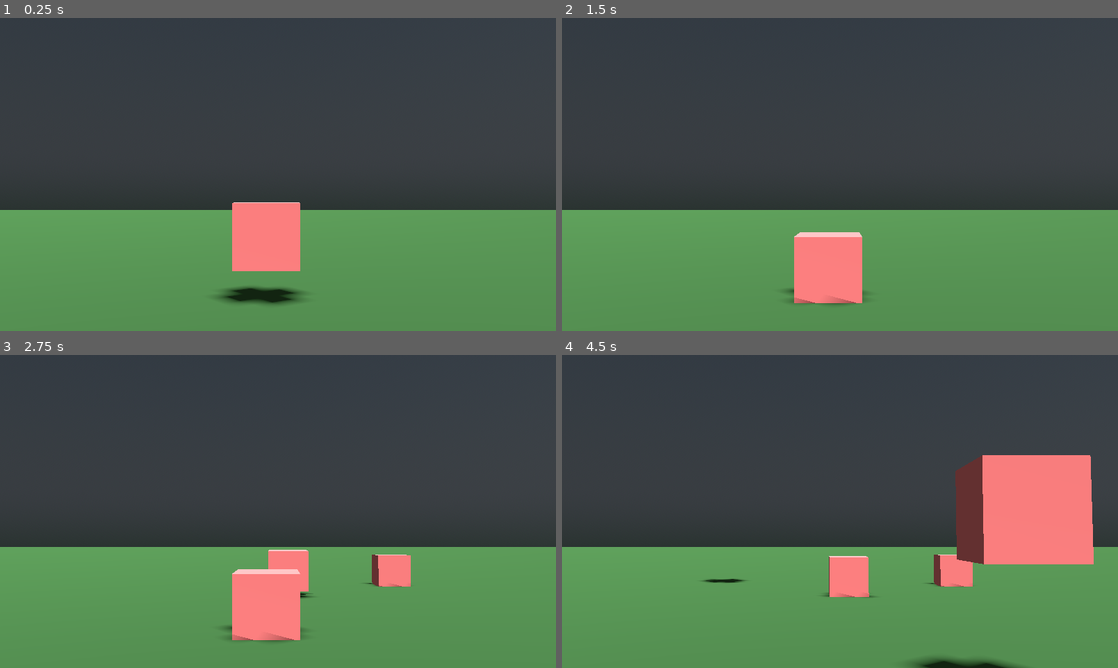
Above: before the commit, frames 1-4 (two rows, left to right).
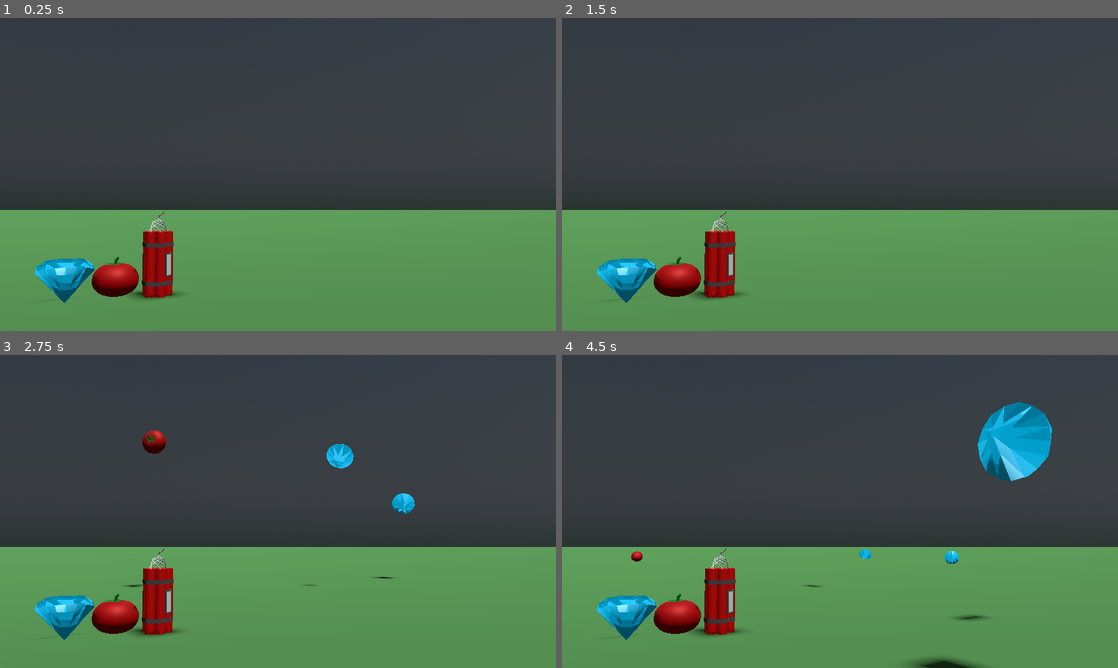
Above: after the commit, the same moments.

Repository: sssssmt/Doki_Jam
Game: Godot game, scene res://scenes/main.tscn
The game is run twice, just before and just after one commit, with the same random seed, the same clock (stepped at 60 frames per second) and the same inputs.
Inputs (mouse positions are in pixels of both pictures, inside the frame that each line leads up to):
- Up to frame 1 (0.25 s): no input
- Up to frame 2 (1.5 s): move the mouse to (962, 158) at 0.52 s; press the mouse at (962, 158) at 0.53 s; right-click (962, 158) at 0.8 s; tap Enter at 1.25 s; move the mouse to (728, 190) at 1.27 s; release the mouse at (728, 190) at 1.28 s; right-click (728, 190) at 1.35 s; click (728, 190) at 1.42 s
- Up to frame 3 (2.75 s): tap Space (launch_target) at 1.55 s; move the mouse to (333, 442) at 2.02 s; hold Space (launch_target) from 2.03 s (still down); click (333, 442) at 2.3 s
- Up to frame 4 (4.5 s): move the mouse to (812, 574) at 2.77 s; release Space (launch_target) at 2.78 s; click (812, 574) at 2.85 s; right-click (812, 574) at 3.05 s; move the mouse to (1006, 558) at 3.52 s; hold Right mouse button (fire_ricochet) 3.53-4.28 s; click (1006, 558) at 3.67 s; tap Space (launch_target) at 3.8, 4.35 s; move the mouse to (673, 464) at 4.27 s

The runs differ from the first frame. In frame 1, 6.4% of the frame differs, in the area x 6-55%, y 58-92%; in frame 2, 5.8%; in frame 3, 7.9%; in frame 4, 15%, in the area x 6-96%, y 14-100%.

Commit message:
Modeled Targets

Diff:
--- a/doki-jam/scenes/shooting_gallery.tscn
+++ b/doki-jam/scenes/shooting_gallery.tscn
@@ -1,7 +1,9 @@
-[gd_scene load_steps=4 format=3 uid="uid://0l12uov6bv0e"]
+[gd_scene load_steps=6 format=3 uid="uid://0l12uov6bv0e"]
 
-[ext_resource type="PackedScene" uid="uid://d2lvnllieew3" path="res://scenes/target.tscn" id="1_pol4l"]
 [ext_resource type="Script" uid="uid://dpy3ca30ukscp" path="res://scripts/target_launcher.gd" id="2_enf6l"]
+[ext_resource type="PackedScene" uid="uid://lo3edku4tns2" path="res://assets/Models3D/dynamite.glb" id="3_enf6l"]
+[ext_resource type="PackedScene" uid="uid://54rd3v61juur" path="res://scenes/targets/diamond.tscn" id="3_pv1l8"]
+[ext_resource type="PackedScene" uid="uid://cau7mapc6llsc" path="res://scenes/targets/tomato.tscn" id="4_e88m4"]
 
 [sub_resource type="StandardMaterial3D" id="StandardMaterial3D_86p0o"]
 albedo_color = Color(0.2252, 0.4, 0.216, 1)
@@ -18,19 +20,30 @@
 
 [node name="Targets" type="Node3D" parent="."]
 
-[node name="Target" parent="Targets" instance=ExtResource("1_pol4l")]
-transform = Transform3D(1, 0, 0, 0, 1, 0, 0, 0, 1, -0.0894763, 0.231172, -0.0336761)
-
 [node name="TargetLauncher" type="Node3D" parent="."]
-transform = Transform3D(1, 0, 0, 0, 1, 0, 0, 0, 1, 0.961568, -0.15579, 1.96456)
+transform = Transform3D(1, 0, 0, 0, 1, 0, 0, 0, 1, 0.961568, 0.162277, 1.96456)
 script = ExtResource("2_enf6l")
+standard_force = 7.0
 metadata/_edit_group_ = true
 
 [node name="RayCast3D" type="RayCast3D" parent="TargetLauncher"]
 enabled = false
-target_position = Vector3(-0.045, 0.83, -1)
+target_position = Vector3(-0.105, 0.83, -1)
 metadata/_edit_lock_ = true
 
 [node name="Timer" type="Timer" parent="TargetLauncher"]
+wait_time = 2.0
+autostart = true
+
+[node name="dynamite" parent="." instance=ExtResource("3_enf6l")]
+transform = Transform3D(0.860591, -0.000146378, -0.509297, -0.000571928, 0.999999, -0.00125383, 0.509297, 0.00137031, 0.86059, -0.959858, -0.194092, -0.0842824)
+
+[node name="Diamond" parent="." instance=ExtResource("3_pv1l8")]
+transform = Transform3D(1, 0, 0, 0, 1, 0, 0, 0, 1, -1.55561, -0.305985, 0.227586)
+freeze = true
+
+[node name="Tomato" parent="." instance=ExtResource("4_e88m4")]
+transform = Transform3D(1, 0, 0, 0, 1, 0, 0, 0, 1, -1.27256, -0.31234, -0.0272961)
+freeze = true
 
 [connection signal="timeout" from="TargetLauncher/Timer" to="TargetLauncher" method="_on_timer_timeout"]
--- a/doki-jam/scenes/target.tscn
+++ b/doki-jam/scenes/smoke_particles.tscn
@@ -1,17 +1,6 @@
-[gd_scene load_steps=16 format=3 uid="uid://d2lvnllieew3"]
+[gd_scene load_steps=11 format=3 uid="uid://cix12wuxkctqh"]
 
-[ext_resource type="Script" uid="uid://c1iwg5gmciah" path="res://scripts/target.gd" id="1_b5a2r"]
-[ext_resource type="Shader" uid="uid://bnih47d8dkjft" path="res://shaders/destruction_cloud.tres" id="2_nlbrr"]
-[ext_resource type="PackedScene" uid="uid://2gitow74n5tp" path="res://scenes/bullet_trail.tscn" id="3_nlbrr"]
-
-[sub_resource type="BoxShape3D" id="BoxShape3D_enf6l"]
-size = Vector3(0.5, 0.5, 0.5)
-
-[sub_resource type="BoxMesh" id="BoxMesh_86p0o"]
-size = Vector3(0.5, 0.5, 0.5)
-
-[sub_resource type="StandardMaterial3D" id="StandardMaterial3D_pol4l"]
-albedo_color = Color(1, 0.52, 0.52, 1)
+[ext_resource type="Shader" uid="uid://bnih47d8dkjft" path="res://shaders/destruction_cloud.tres" id="1_e4mxh"]
 
 [sub_resource type="Curve" id="Curve_pv1l8"]
 _limits = [-1.0, 1.0, 0.0, 1.0]
@@ -61,22 +50,7 @@
 radius = 1.0
 height = 2.0
 
-[node name="Target" type="RigidBody3D" groups=["targets"]]
-gravity_scale = 3.0
-can_sleep = false
-linear_velocity = Vector3(0, 1, 0)
-script = ExtResource("1_b5a2r")
-metadata/_edit_group_ = true
-
-[node name="CollisionShape3D" type="CollisionShape3D" parent="."]
-shape = SubResource("BoxShape3D_enf6l")
-
-[node name="MeshInstance3D" type="MeshInstance3D" parent="CollisionShape3D"]
-mesh = SubResource("BoxMesh_86p0o")
-skeleton = NodePath("../..")
-surface_material_override/0 = SubResource("StandardMaterial3D_pol4l")
-
-[node name="SmokeParticles" type="GPUParticles3D" parent="."]
+[node name="SmokeParticles" type="GPUParticles3D"]
 emitting = false
 amount = 5
 lifetime = 0.75
@@ -87,13 +61,3 @@
 process_material = SubResource("ParticleProcessMaterial_wuck5")
 draw_pass_1 = SubResource("SphereMesh_0p72i")
 metadata/_edit_lock_ = true
-
-[node name="Lifetime" type="Timer" parent="."]
-wait_time = 15.0
-one_shot = true
-
-[node name="BulletTrail" parent="." instance=ExtResource("3_nlbrr")]
-top_level = true
-
-[connection signal="input_event" from="." to="." method="_on_input_event"]
-[connection signal="timeout" from="Lifetime" to="." method="_on_lifetime_timeout"]
--- /dev/null
+++ b/doki-jam/scenes/targets/diamond.tscn
@@ -0,0 +1,29 @@
+[gd_scene load_steps=6 format=3 uid="uid://54rd3v61juur"]
+
+[ext_resource type="PackedScene" uid="uid://d2lvnllieew3" path="res://scenes/targets/target.tscn" id="1_2xjhi"]
+[ext_resource type="PackedScene" uid="uid://cordkhxfsau12" path="res://assets/Models3D/diamond.glb" id="2_2vr5v"]
+[ext_resource type="Material" uid="uid://cxijuidev23vm" path="res://shaders/material_diamond.tres" id="3_2vr5v"]
+
+[sub_resource type="SphereShape3D" id="SphereShape3D_lbt3n"]
+radius = 0.203874
+
+[sub_resource type="SphereMesh" id="SphereMesh_2vr5v"]
+
+[node name="Diamond" instance=ExtResource("1_2xjhi")]
+
+[node name="CollisionShape3D" parent="." index="0"]
+transform = Transform3D(1, 0, 0, 0, 1, 0, 0, 0, 1, -0.000452876, 0.0416869, -6.10352e-05)
+shape = SubResource("SphereShape3D_lbt3n")
+
+[node name="diamond" parent="CollisionShape3D" index="0" instance=ExtResource("2_2vr5v")]
+transform = Transform3D(1, 0, 0, 0, 1, 0, 0, 0, 1, 0.000452876, -0.0882035, 6.10352e-05)
+
+[node name="Diamond" parent="CollisionShape3D/diamond" index="0"]
+surface_material_override/0 = ExtResource("3_2vr5v")
+
+[node name="Shadows" type="MeshInstance3D" parent="." index="4"]
+transform = Transform3D(0.301232, 0, 0, 0, 0.301232, 0, 0, 0, 0.301232, 0, 0.0409957, 0)
+cast_shadow = 3
+mesh = SubResource("SphereMesh_2vr5v")
+
+[editable path="CollisionShape3D/diamond"]
--- /dev/null
+++ b/doki-jam/scenes/targets/target.tscn
@@ -0,0 +1,30 @@
+[gd_scene load_steps=5 format=3 uid="uid://d2lvnllieew3"]
+
+[ext_resource type="Script" uid="uid://c1iwg5gmciah" path="res://scripts/target.gd" id="1_b5a2r"]
+[ext_resource type="PackedScene" uid="uid://cix12wuxkctqh" path="res://scenes/smoke_particles.tscn" id="2_ay0qt"]
+[ext_resource type="PackedScene" uid="uid://2gitow74n5tp" path="res://scenes/bullet_trail.tscn" id="3_nlbrr"]
+
+[sub_resource type="BoxShape3D" id="BoxShape3D_ay0qt"]
+
+[node name="Target" type="RigidBody3D" groups=["targets"]]
+gravity_scale = 2.0
+can_sleep = false
+linear_velocity = Vector3(0, 1, 0)
+script = ExtResource("1_b5a2r")
+metadata/_edit_group_ = true
+
+[node name="CollisionShape3D" type="CollisionShape3D" parent="."]
+shape = SubResource("BoxShape3D_ay0qt")
+
+[node name="SmokeParticles" parent="." instance=ExtResource("2_ay0qt")]
+
+[node name="Lifetime" type="Timer" parent="."]
+wait_time = 5.0
+one_shot = true
+autostart = true
+
+[node name="BulletTrail" parent="." instance=ExtResource("3_nlbrr")]
+top_level = true
+
+[connection signal="input_event" from="." to="." method="_on_input_event"]
+[connection signal="timeout" from="Lifetime" to="." method="_on_lifetime_timeout"]
--- /dev/null
+++ b/doki-jam/scenes/targets/tomato.tscn
@@ -0,0 +1,15 @@
+[gd_scene load_steps=4 format=3 uid="uid://cau7mapc6llsc"]
+
+[ext_resource type="PackedScene" uid="uid://d2lvnllieew3" path="res://scenes/targets/target.tscn" id="1_lwa6i"]
+[ext_resource type="PackedScene" uid="uid://2ary0m0g0gm" path="res://assets/Models3D/tomato.glb" id="2_u8ec7"]
+
+[sub_resource type="SphereShape3D" id="SphereShape3D_f1j8o"]
+radius = 0.174708
+
+[node name="Tomato" instance=ExtResource("1_lwa6i")]
+
+[node name="CollisionShape3D" parent="." index="0"]
+shape = SubResource("SphereShape3D_f1j8o")
+
+[node name="tomato" parent="CollisionShape3D" index="0" instance=ExtResource("2_u8ec7")]
+transform = Transform3D(1, 0, 0, 0, 1, 0, 0, 0, 1, 0, -0.00815666, 0)
--- a/doki-jam/scripts/target.gd
+++ b/doki-jam/scripts/target.gd
@@ -1,3 +1,4 @@
+# Target is inherited by other shapes
 class_name Target
 extends RigidBody3D
 
@@ -12,7 +13,7 @@
 	add_to_group("targets")
 
 
-func destroy(is_natural_death:= false):
+func destroy(was_shot:= true):
 	collision_shape.disabled = true
 	freeze = true
 	lifetime_timer.stop()
--- a/doki-jam/scripts/target_launcher.gd
+++ b/doki-jam/scripts/target_launcher.gd
@@ -12,18 +12,27 @@
 
 
 func launch_target():
-	var new_target: Target = preload("res://scenes/target.tscn").instantiate()
+	var scenes_names = ["tomato", "diamond"]
+	var scene_location:= "res://scenes/targets/%s.tscn" % scenes_names[randi() % scenes_names.size()]
+
+	var new_target: Target = load(scene_location).instantiate()
 	targets.add_child(new_target)
 	new_target.global_position = global_position
 
-	# Apply forces
-	var force:= standard_force * randf_range(0.75, 1.5) # Bit of variance
+	# Apply directional force
+	var force:= standard_force * randf_range(1.0, 1.5) # Bit of variance
 	var direction: Vector3 = ray_cast.target_position
 	direction = direction.rotated(Vector3.UP, randf_range(-1.0, 1.0) * 0.5)
 	direction = direction.rotated(Vector3.RIGHT, randf_range(-1.0, 1.0) * 0.2)
 	direction = direction.normalized()
 	new_target.apply_impulse(force * direction)
 
+	# Apply torque
+	var torque_force = 2.0
+	var torque_direction = Vector3(randf(), randf(), randf())
+	var torque: Vector3 = torque_direction * torque_force
+	new_target.apply_torque(torque)
+
 
 func _on_timer_timeout() -> void:
 	launch_target()
--- /dev/null
+++ b/doki-jam/shaders/material_diamond.tres
@@ -0,0 +1,17 @@
+[gd_resource type="StandardMaterial3D" format=3 uid="uid://cxijuidev23vm"]
+
+[resource]
+resource_name = "Diamond"
+render_priority = -1
+transparency = 1
+cull_mode = 2
+diffuse_mode = 2
+albedo_color = Color(0, 0.7285, 0.93, 1)
+metallic = 0.19
+emission_enabled = true
+emission = Color(0.076, 0.646, 0.76, 1)
+emission_energy_multiplier = 0.25
+rim = 0.2
+clearcoat_enabled = true
+clearcoat_roughness = 1.0
+backlight = Color(0.48, 0.48, 0.48, 1)
Binary file added: doki-jam/assets/Models3D/diamond.glb
Not shown, added: doki-jam/assets/Models3D/diamond.glb.import
Binary file added: doki-jam/assets/Models3D/dynamite.glb
Not shown, added: doki-jam/assets/Models3D/dynamite.glb.import
Binary file added: doki-jam/assets/Models3D/props.glb
Not shown, added: doki-jam/assets/Models3D/props.glb.import
Binary file added: doki-jam/assets/Models3D/tomato.glb
Not shown, added: doki-jam/assets/Models3D/tomato.glb.import
Not shown: 1 places in doki-jam/scenes/smoke_particles.tscn that only renumber resources
